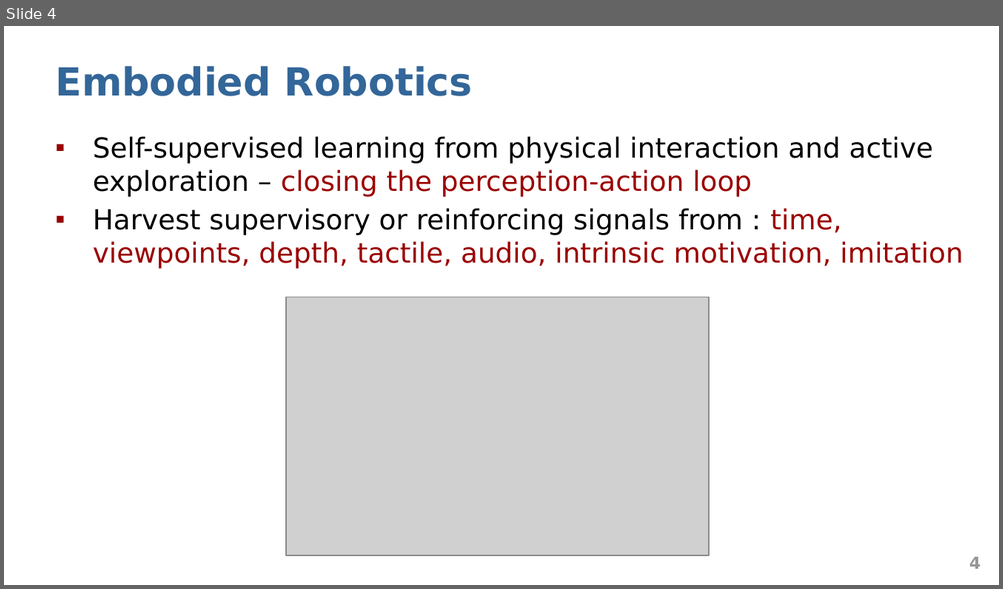
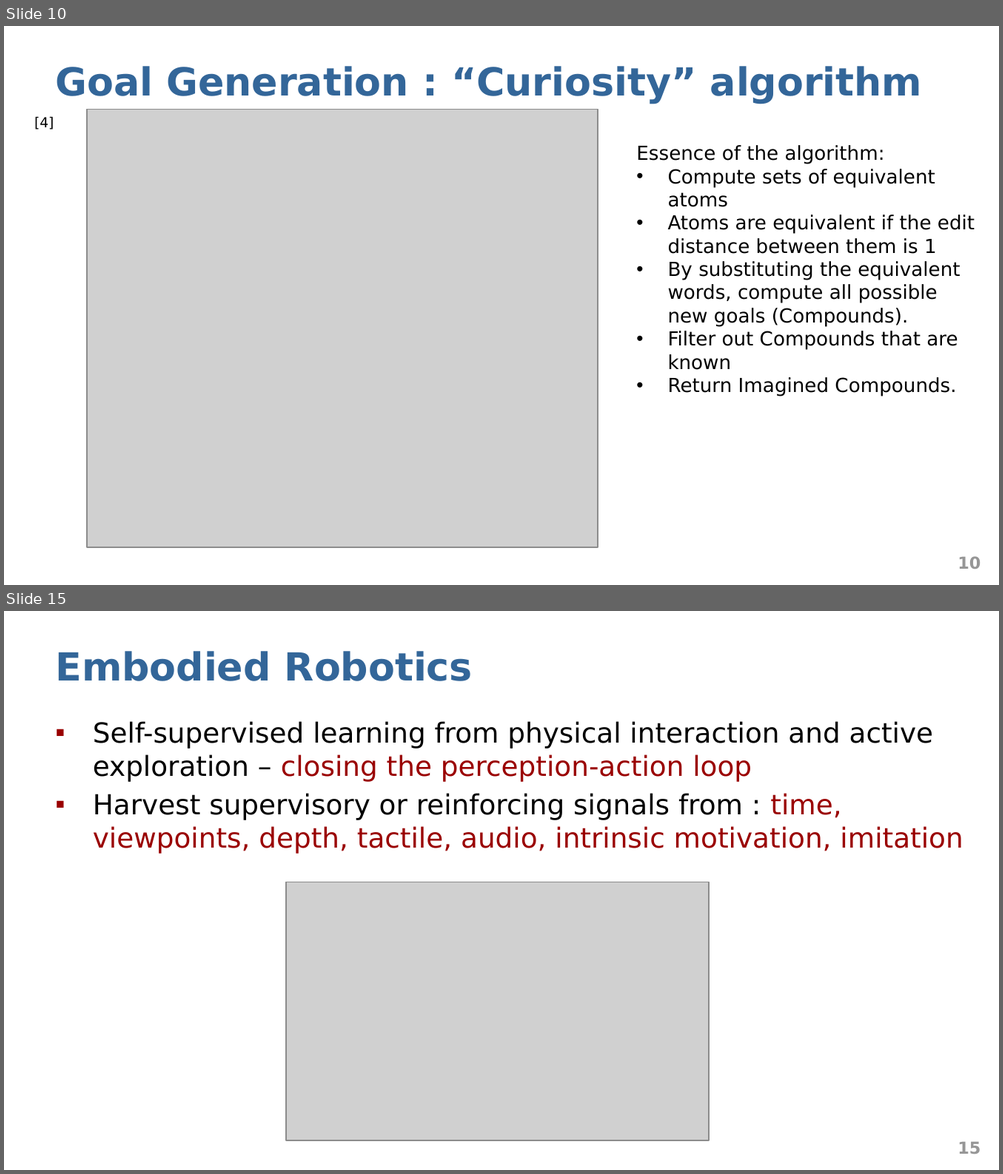
Before and after one commit to abduskhazi/deep-reinforcement-learning-seminar, a slide deck: presentation.pptx. Shown one above the other, each under a label of ours: slide 4 before the commit, slides 10 and 15 after it; the slides between them are not shown. The pictures are 1003x589 and 1003x1174 pixels, drawn with LibreOffice and Linux fonts; fonts in the diff are those of the drawing; grey boxes stand for pictures. Boxes give left, top, right and bottom in pixels: in the first picture for what was removed or moved away, otherwise in the second. Text is boxed around its words. In the diff, an @@ line names an element or a change of style, - is before the commit and + after.

```diff
--- a/presentation.pptx
+++ b/presentation.pptx
@@ slide 10 added at [4,26,999,585], background #FFFFFF @@
@@ title added at [55,66,922,104], 28 pt, text #336699, bold @@
+Goal Generation : “Curiosity” algorithm
@@ picture added at [87,110,597,548] @@
@@ text added at [34,117,54,130], 10 pt, text #000000 @@
+[4]
@@ text added at [636,145,974,396], 14 pt, text #000000 @@
+Essence of the algorithm:
+• Compute sets of equivalent
+  atoms
+• Atoms are equivalent if the edit
+  distance between them is 1
+• By substituting the equivalent
+  words, compute all possible
+  new goals (Compounds).
+• Filter out Compounds that are
+  known
+• Return Imagined Compounds.
@@ page number added at [957,557,980,569], 12 pt, text #969696, bold @@
+10
@@ what was slide 4 is now slide 15 @@
@@ page number at [957,1142,980,1154]: text changed @@
-4
+15
```
Also in this commit, not shown: 14 other slides added, 4 slides removed.
